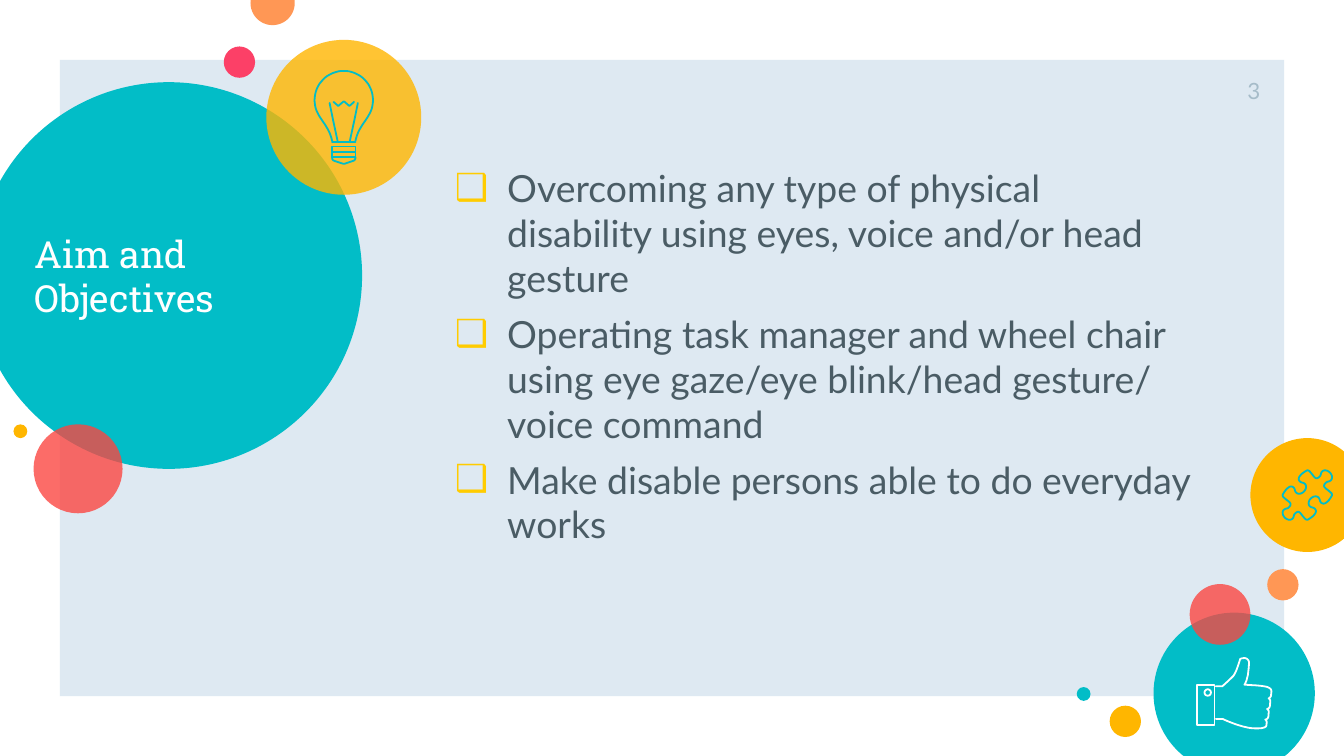
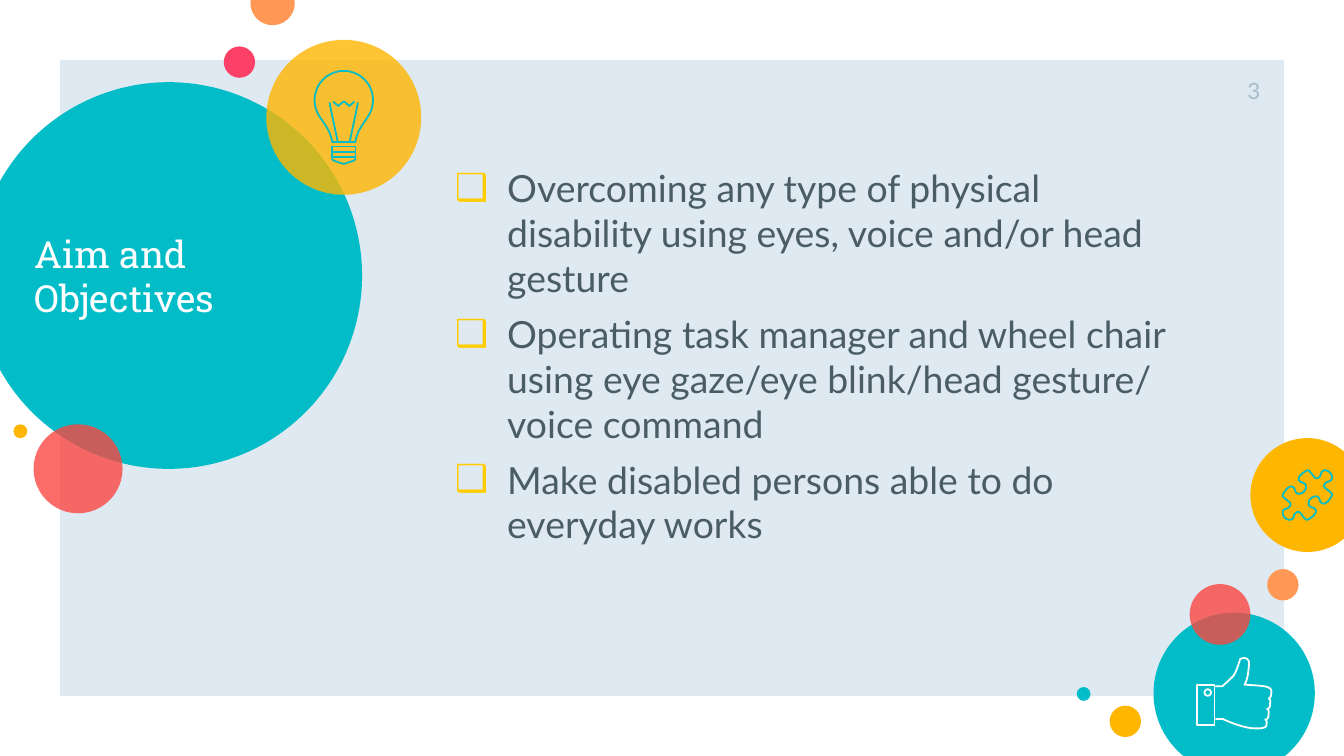
Before and after one commit to sakibreza/EyeTask-V1.0, a slide deck: slide 3 of Presentation/Presentation.pptx. Drawn at 1344x756 pixels with LibreOffice and Linux fonts; fonts in the diff are those of the drawing. Boxes give left, top, right and bottom in pixels: in the first picture for what was removed or moved away, otherwise in the second. Text is boxed around its words. In the diff, an @@ line names an element or a change of style, - is before the commit and + after.

```diff
--- a/Presentation/Presentation.pptx
+++ b/Presentation/Presentation.pptx
@@ text at <box>507,466,1054,545</box>: text changed @@
-❑ Make disable persons able to do everyday works
+❑ Make disabled persons able to do everyday works
```
Also in this commit, not shown: 6 other slides changed, 1 other file.
